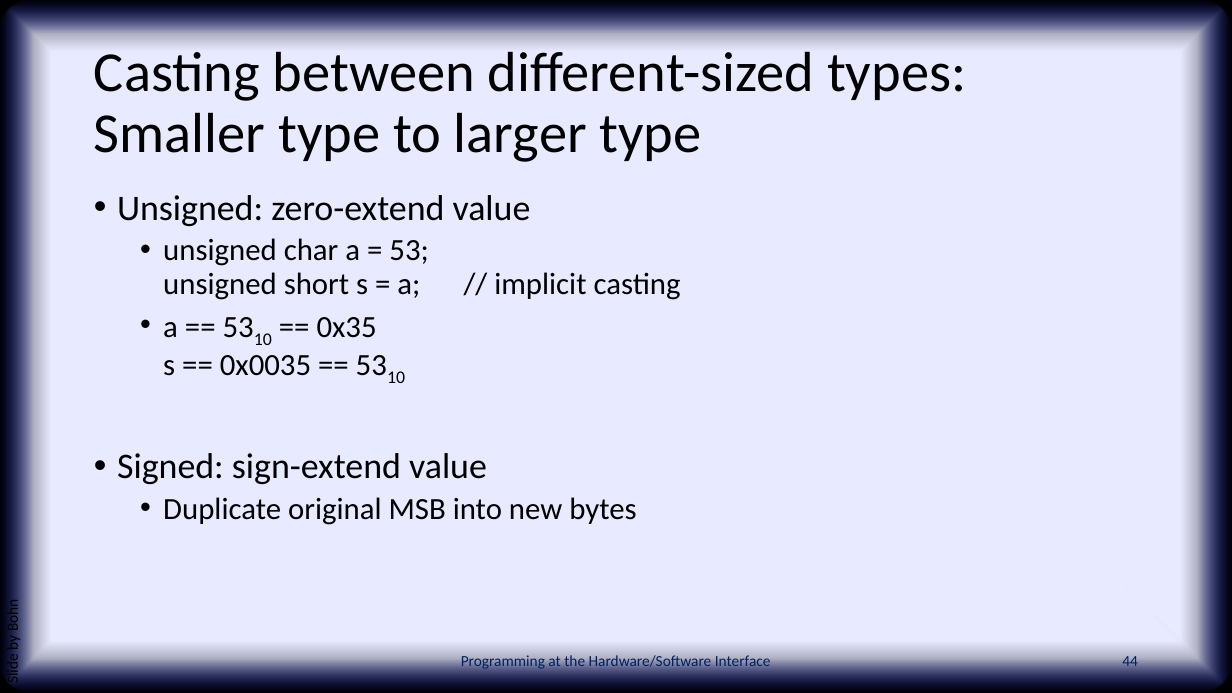
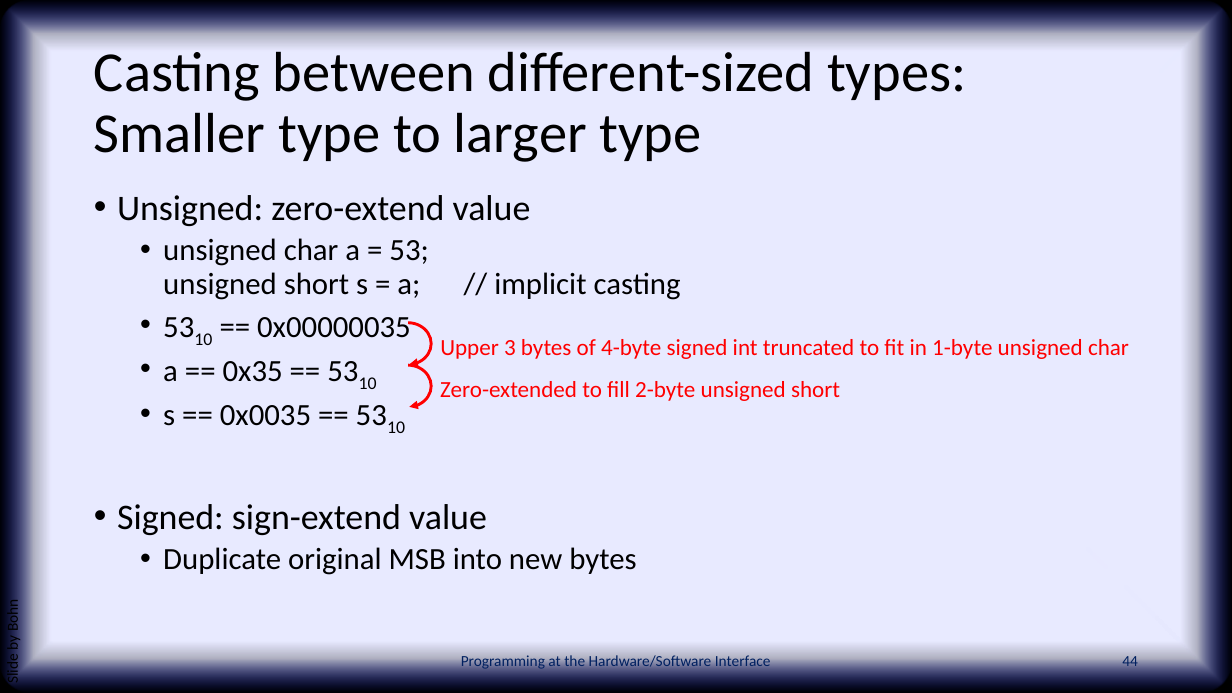
Before and after one commit to PHSI-supplements/slides, a slide deck: slide 44 of chap03.pptx. Drawn at 1232x693 pixels with LibreOffice and Linux fonts; fonts in the diff are those of the drawing; background and template pictures are left out. Boxes give left, top, right and bottom in pixels: in the first picture for what was removed or moved away, otherwise in the second. Text is boxed around its words. In the diff, an @@ line names an element or a change of style, - is before the commit and + after.

```diff
--- a/chap03.pptx
+++ b/chap03.pptx
@@ text at <box>163,317,411,426</box>: text changed @@
-  • a == 5310 == 0x35
-    s == 0x0035 == 5310
+  • 5310 == 0x00000035
+  • a == 0x35 == 5310
+  • s == 0x0035 == 5310
@@ arc (boxed as its full ellipse) added at <box>385,323,432,364</box>, outline #FF0000 2.25 pt @@
@@ text added at <box>440,339,1129,359</box>, 18 pt, text #FF0000 @@
+Upper 3 bytes of 4-byte signed int truncated to fit in 1-byte unsigned char
@@ arc (boxed as its full ellipse) added at <box>385,365,432,407</box>, outline #FF0000 2.25 pt @@
@@ text added at <box>440,381,840,401</box>, 18 pt, text #FF0000 @@
+Zero-extended to fill 2-byte unsigned short
```
Also in this commit, not shown: 1 other slide changed, 4 other files.
